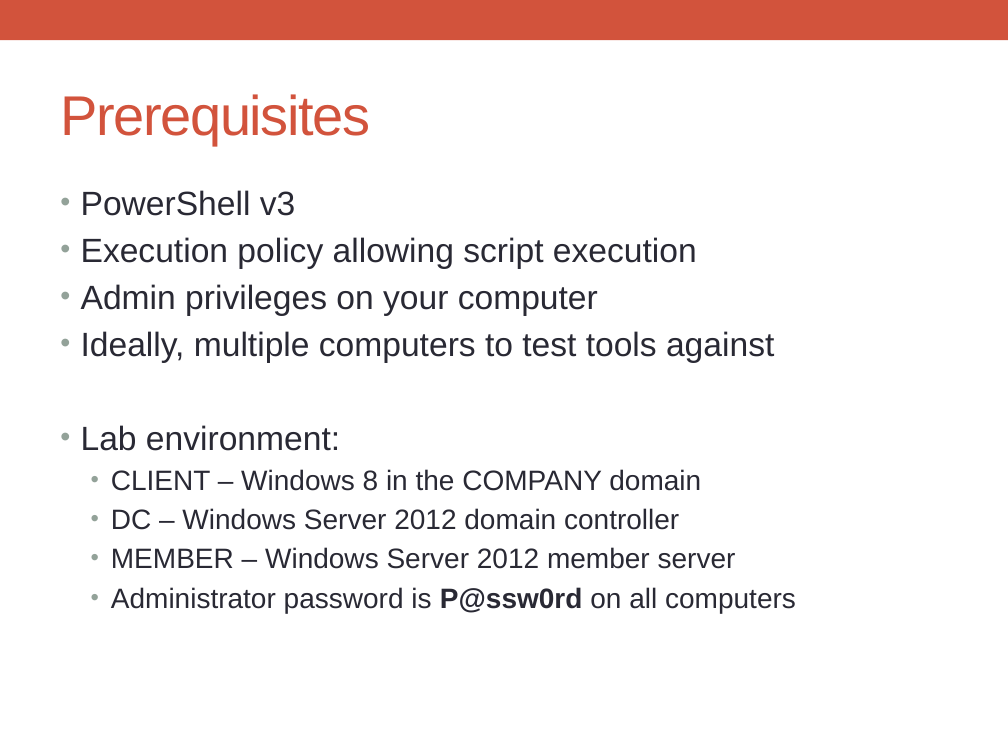
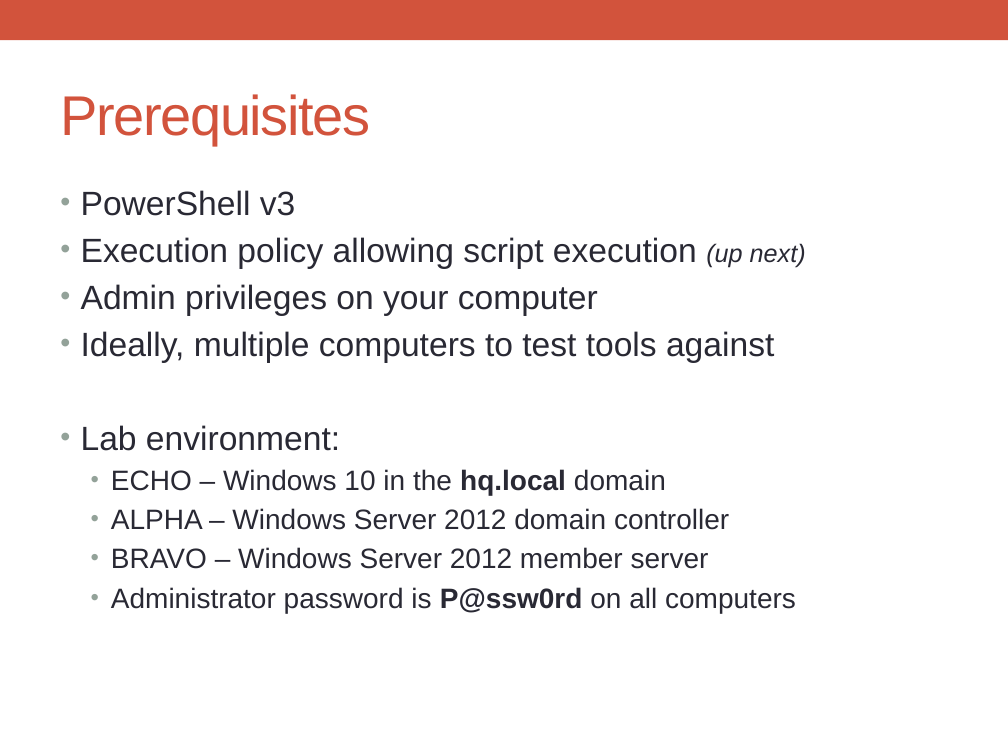
Before and after one commit to boomalator/55309-Powershell, a slide deck: slide 5 of Powerpoint/Module01-PreparingForScripting.pptx. Drawn at 1008x756 pixels with LibreOffice and Linux fonts; fonts in the diff are those of the drawing. Boxes give left, top, right and bottom in pixels: in the first picture for what was removed or moved away, otherwise in the second. Text is boxed around its words. In the diff, an @@ line names an element or a change of style, - is before the commit and + after.

```diff
--- a/Powerpoint/Module01-PreparingForScripting.pptx
+++ b/Powerpoint/Module01-PreparingForScripting.pptx
@@ text at bbox=[81, 237, 806, 269]: text changed @@
-• Execution policy allowing script execution
+• Execution policy allowing script execution (up next)
@@ text at bbox=[111, 469, 729, 569]: text changed @@
-  • CLIENT – Windows 8 in the COMPANY domain
-  • DC – Windows Server 2012 domain controller
-  • MEMBER – Windows Server 2012 member server
+  • ECHO – Windows 10 in the hq.local domain
+  • ALPHA – Windows Server 2012 domain controller
+  • BRAVO – Windows Server 2012 member server
```
Also in this commit, not shown: 2 other slides changed, 3 slides added, 1 slide removed, 40 other files.
